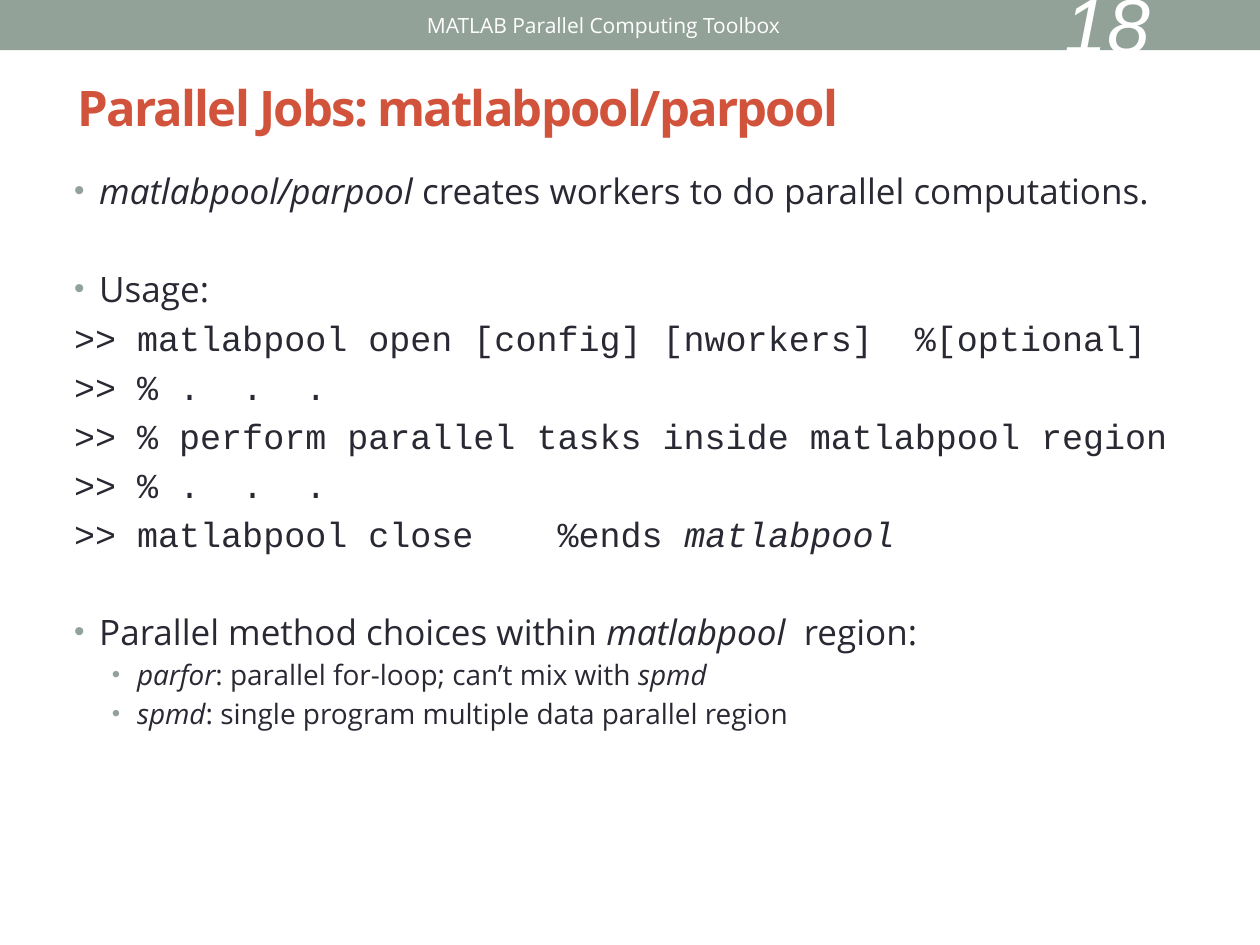
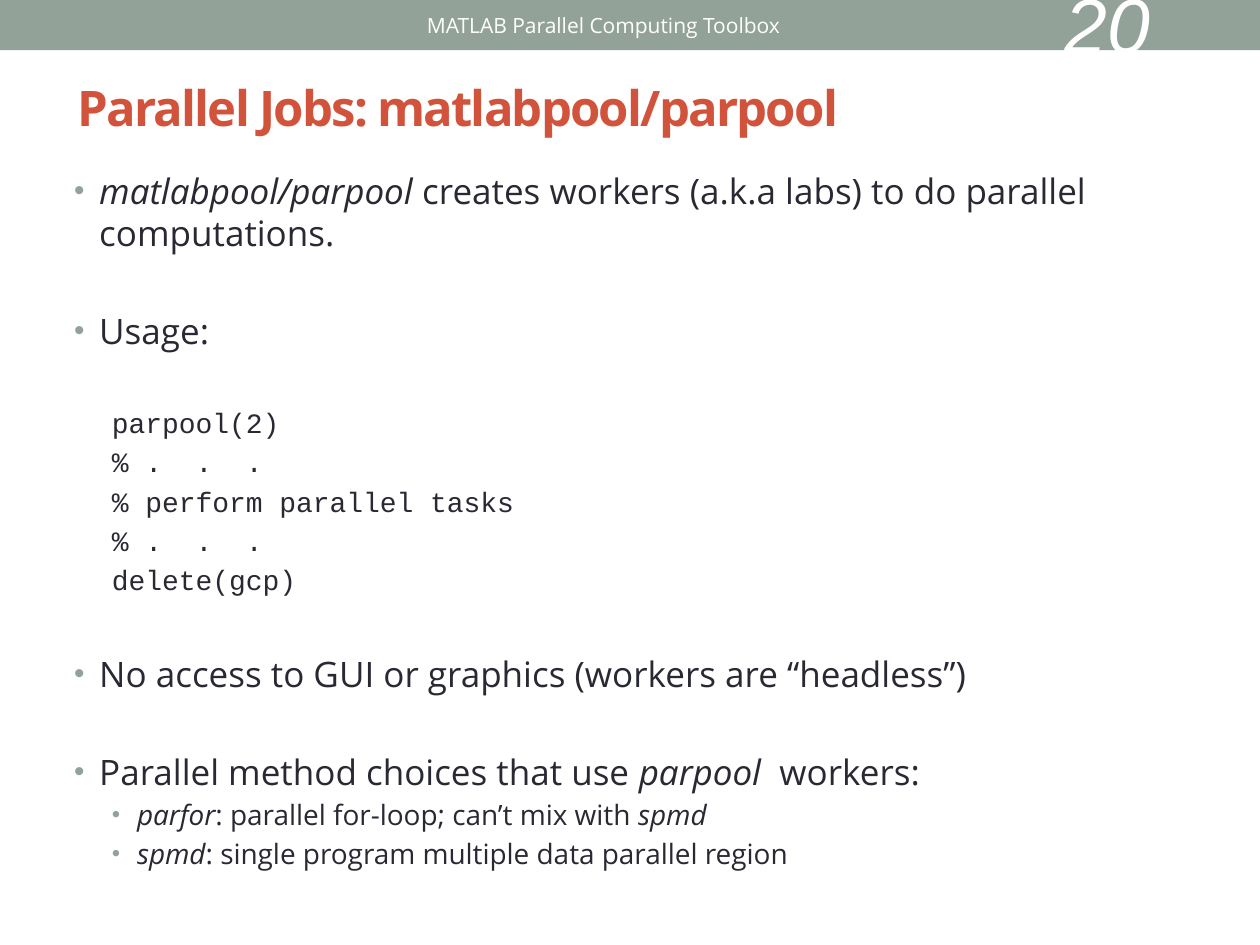
Before and after one commit to keithfma/bu_tutorial_matlab_parallel, a slide deck: slide 20 of slides.pptx (slide 18 before the commit). Drawn at 1260x945 pixels with LibreOffice and Linux fonts; fonts in the diff are those of the drawing. Boxes give left, top, right and bottom in pixels: in the first picture for what was removed or moved away, otherwise in the second. Text is boxed around its words. In the diff, an @@ line names an element or a change of style, - is before the commit and + after.

```diff
--- a/slides.pptx
+++ b/slides.pptx
@@ page number at (1064, 0, 1150, 68): text changed @@
-18
+20
@@ text at (99, 177, 1086, 255): text changed @@
-• matlabpool/parpool creates workers to do parallel computations.
+• matlabpool/parpool creates workers (a.k.a labs) to do parallel computations.
@@ text at (99, 413, 966, 794): text changed; font Courier New to Open Sans @@
->> matlabpool open [config] [nworkers] %[optional]
->> % . . .
->> % perform parallel tasks inside matlabpool region
->> % . . .
->> matlabpool close %ends matlabpool
-• Parallel method choices within matlabpool region:
+  parpool(2)
+  % . . .
+  % perform parallel tasks
+  % . . .
+  delete(gcp)
+• No access to GUI or graphics (workers are “headless”)
+• Parallel method choices that use parpool workers:
```
Also in this commit, not shown: 18 other slides changed, 8 slides added, 3 other files.
